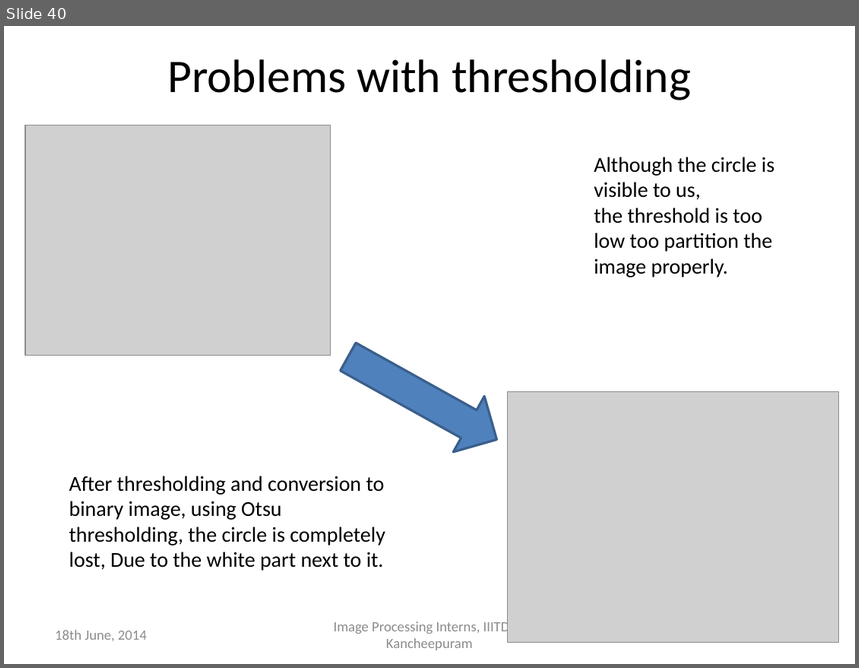
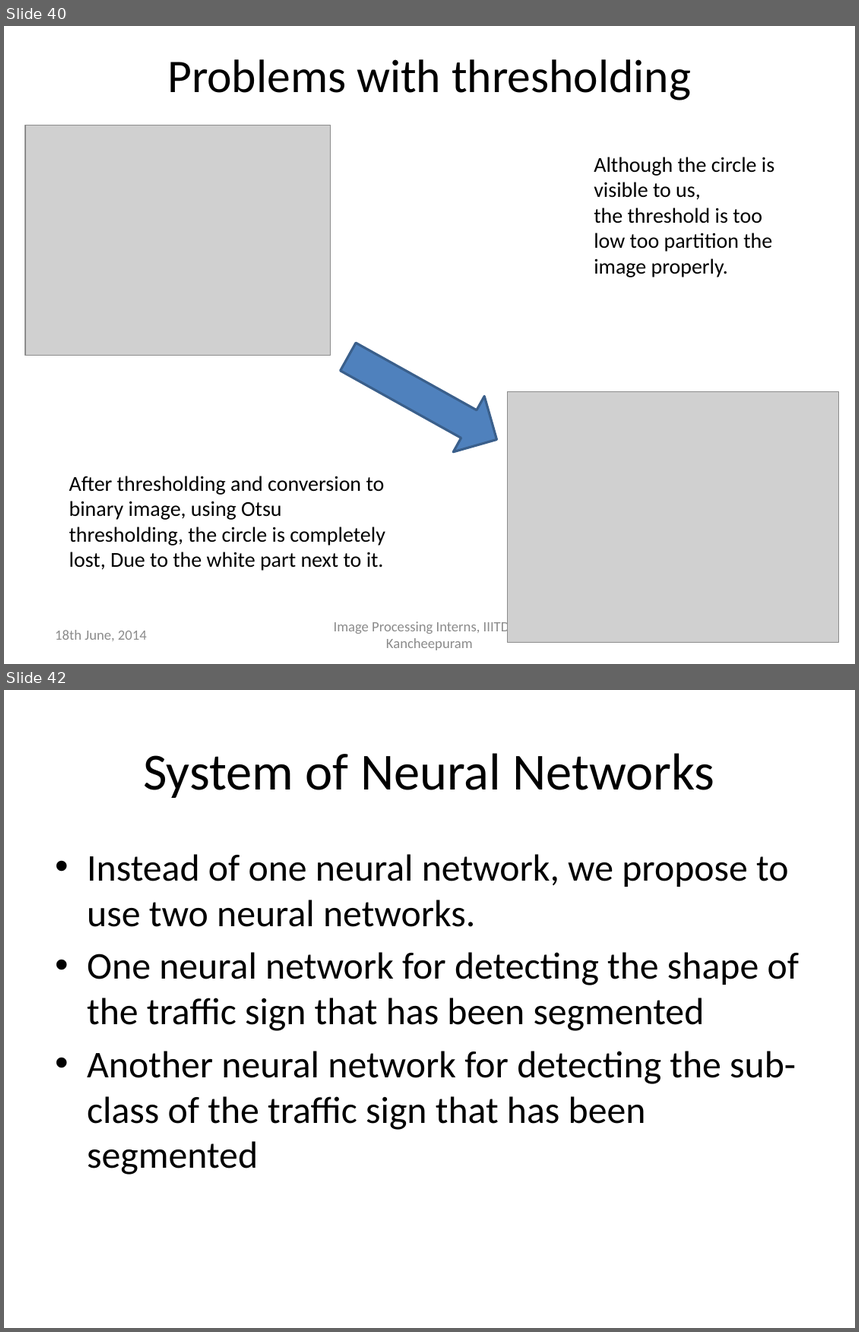
Before and after one commit to defuchocolate/traffic-sign-recog, a slide deck: Presentation1_Present.pptx. Shown one above the other, each under a label of ours: slide 40 before the commit, slides 40 and 42 after it; the slides between them are not shown. The pictures are 859x668 and 859x1332 pixels, drawn with LibreOffice and Linux fonts; fonts in the diff are those of the drawing; grey boxes stand for pictures. Boxes give left, top, right and bottom in pixels: in the first picture for what was removed or moved away, otherwise in the second. Text is boxed around its words. In the diff, an @@ line names an element or a change of style, - is before the commit and + after.

```diff
--- a/Presentation1_Present.pptx
+++ b/Presentation1_Present.pptx
@@ slide 42 added at (4, 690, 855, 1328), background #FFFFFF @@
@@ title added at (143, 753, 715, 798), 44 pt, text #000000 @@
+System of Neural Networks
@@ text added at (87, 854, 799, 1175), 32 pt, text #000000 @@
+• Instead of one neural network, we propose to use two neural networks.
+• One neural network for detecting the shape of the traffic sign that has been segmented
+• Another neural network for detecting the sub-class of the traffic sign that has been segmented
```
Also in this commit, not shown: 11 other slides added, 8 other files.
